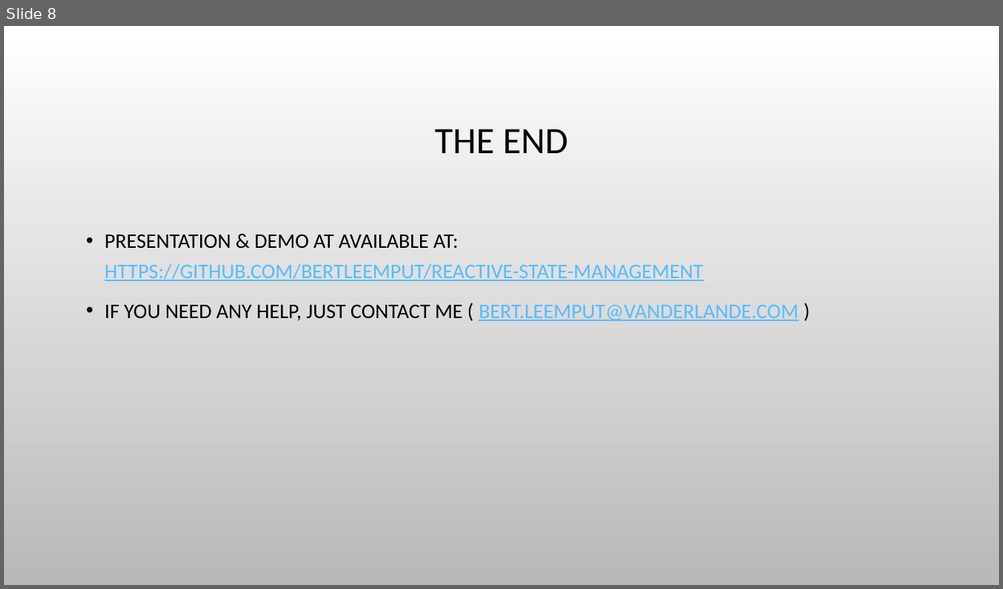
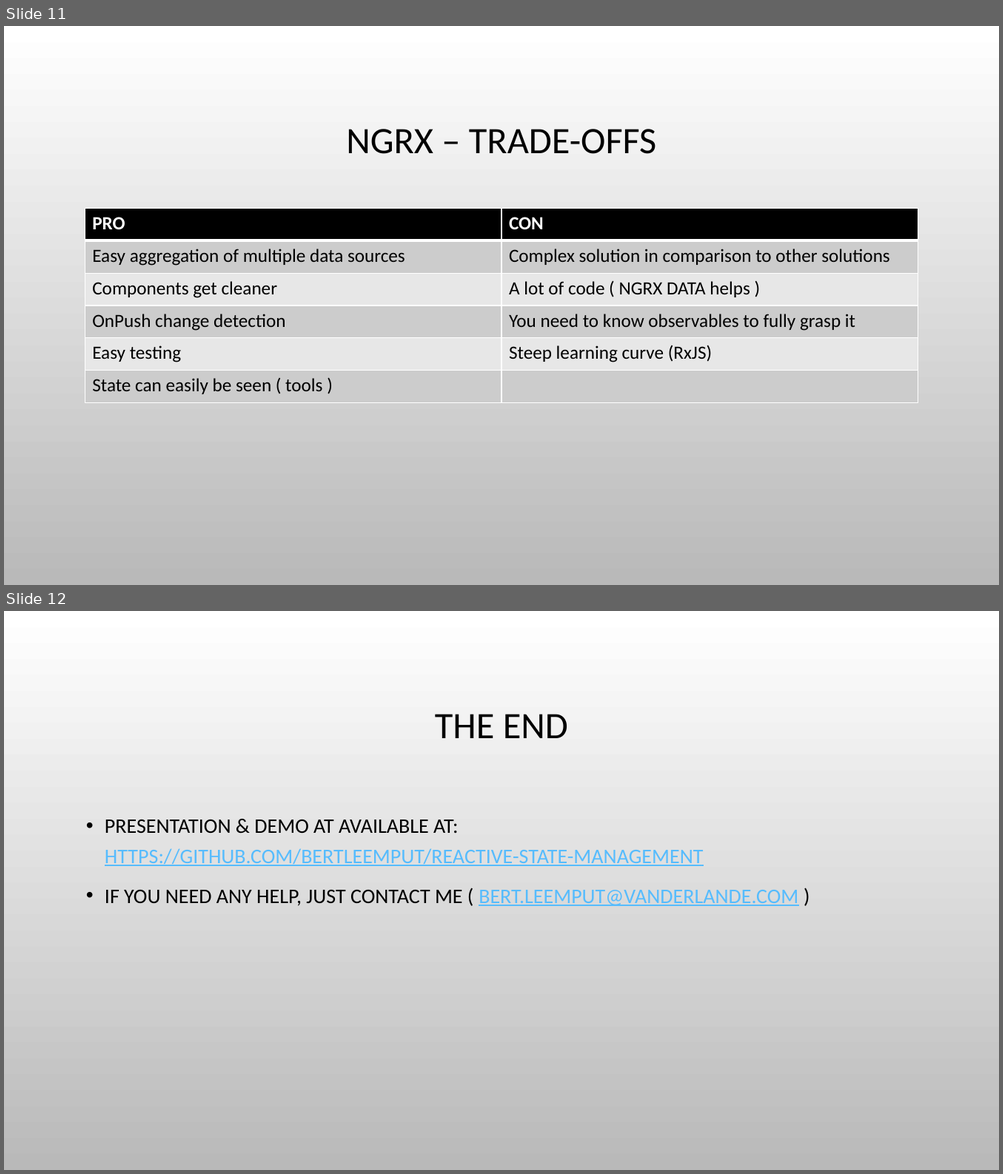
Before and after one commit to bertleemput/reactive-state-management, a slide deck: Reactive State Management.pptx. Shown one above the other, each under a label of ours: slide 8 before the commit, slides 11 and 12 after it. The pictures are 1003x589 and 1003x1174 pixels, drawn with LibreOffice and Linux fonts; fonts in the diff are those of the drawing; background and template pictures are left out. Boxes give left, top, right and bottom in pixels: in the first picture for what was removed or moved away, otherwise in the second. Text is boxed around its words. In the diff, an @@ line names an element or a change of style, - is before the commit and + after.

```diff
--- a/Reactive State Management.pptx
+++ b/Reactive State Management.pptx
@@ slide 11 added at (x1=4, y1=26, x2=999, y2=585), background picture (left out) @@
@@ title added at (x1=346, y1=129, x2=656, y2=154), 36 pt, text #000000 @@
+NGRX – TRADE-OFFS
@@ table added at (x1=85, y1=208, x2=917, y2=403), 6 rows, 2 columns @@
+PRO | CON
+Easy aggregation of multiple data sources | Complex solution in comparison to other solutions
+Components get cleaner | A lot of code ( NGRX DATA helps )
+OnPush change detection | You need to know observables to fully grasp it
+Easy testing | Steep learning curve (RxJS)
+State can easily be seen ( tools ) | 
@@ what was slide 8 is now slide 12 @@
```
Also in this commit, not shown: 1 slide changed, 3 other slides added.
